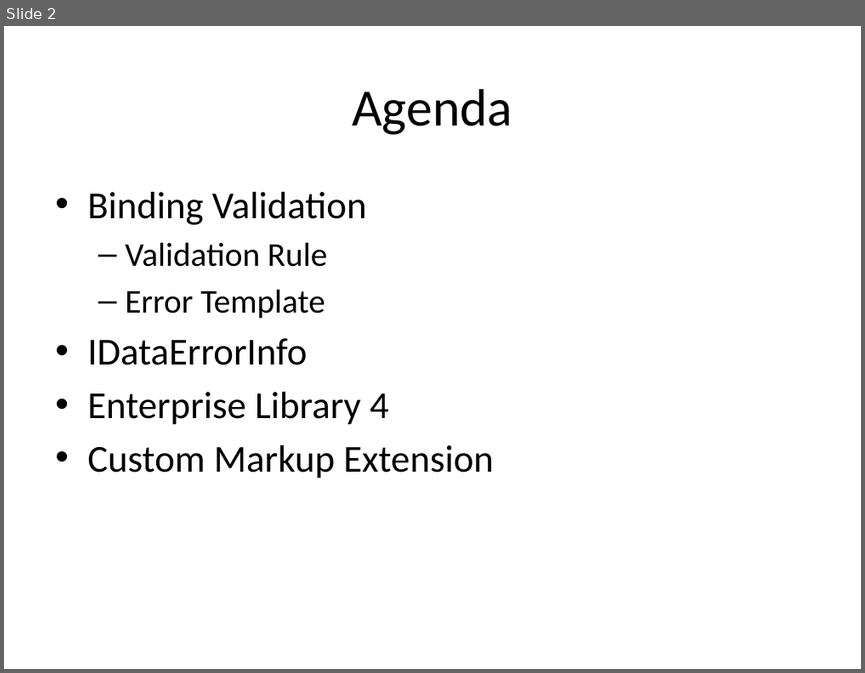
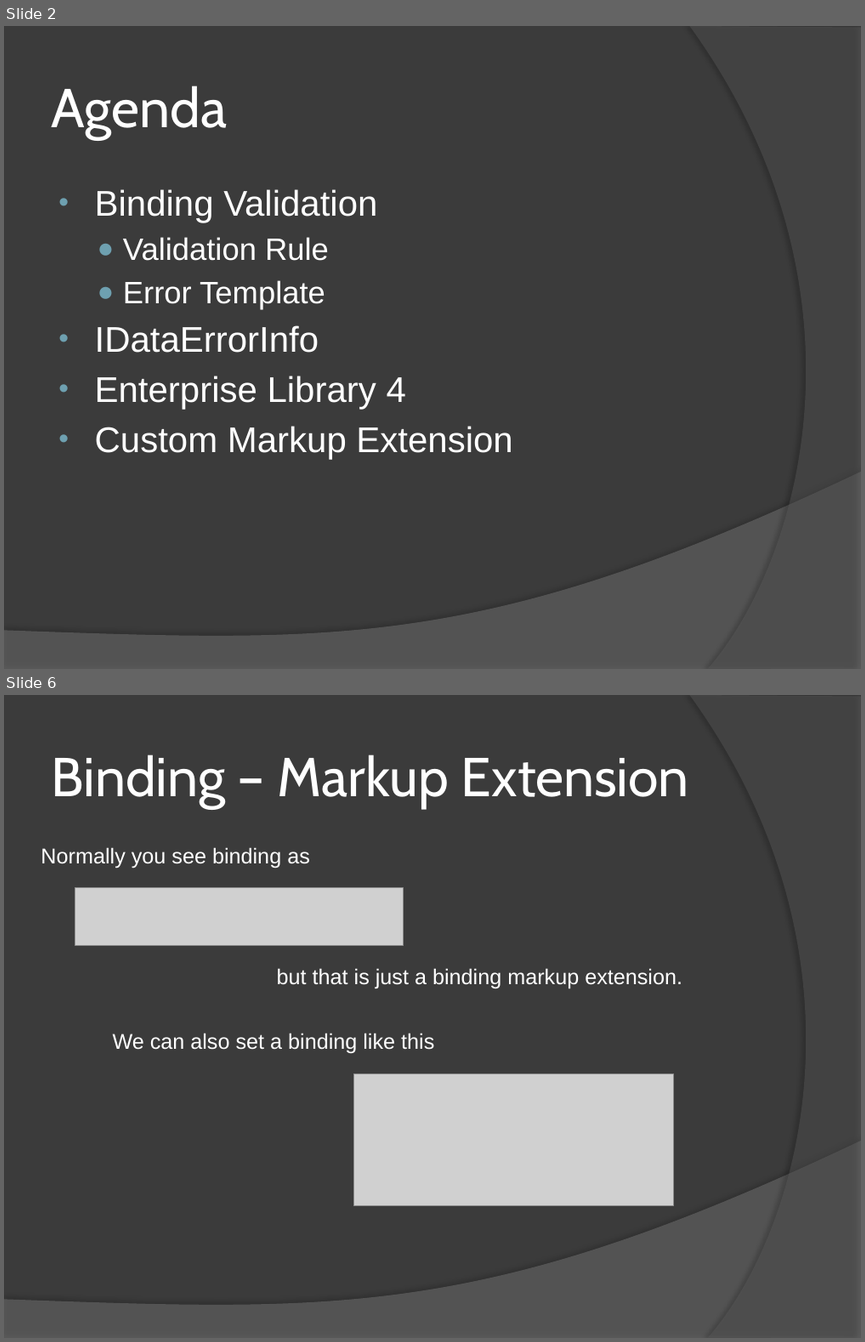
Before and after one commit to RookieOne/WPF-Input-Validation, a slide deck: WPF Validation.pptx. Shown one above the other, each under a label of ours: slide 2 before the commit, slides 2 and 6 after it; the slides between them are not shown. The pictures are 865x673 and 865x1342 pixels, drawn with LibreOffice and Linux fonts; fonts in the diff are those of the drawing; grey boxes stand for pictures. Boxes give left, top, right and bottom in pixels: in the first picture for what was removed or moved away, otherwise in the second. Text is boxed around its words. In the diff, an @@ line names an element or a change of style, - is before the commit and + after.

```diff
--- a/WPF Validation.pptx
+++ b/WPF Validation.pptx
@@ slide 6 added at [4, 695, 861, 1338], background #3B3B3B; not listed: 2 template elements that a slide beside it also shows @@
@@ title added at [51, 755, 689, 808], 46 pt, text #FFFFFF @@
+Binding – Markup Extension
@@ text added at [41, 847, 310, 868], 18 pt, text #FFFFFF @@
+Normally you see binding as
@@ picture added at [75, 888, 403, 946] @@
@@ text added at [277, 968, 682, 989], 18 pt, text #FFFFFF @@
+but that is just a binding markup extension.
@@ text added at [113, 1032, 434, 1053], 18 pt, text #FFFFFF @@
+We can also set a binding like this
@@ picture added at [353, 1074, 673, 1206] @@
@@ slide 2 changed as well @@
@@ background #FFFFFF to #3B3B3B @@
@@ freeform shape added at [689, 26, 861, 669], fill #5E5E5E at 40% opacity @@
@@ title "Agenda" at [51, 86, 227, 139]: size 44 to 46 pt, font Calibri to Cabin, text colour #000000 to #FFFFFF; alignment centre to left @@
@@ text "Binding Validation" at [95, 189, 512, 460]: size 32 to 30 pt in "Binding Validation", "IDataErrorInfo", "Enterprise Library 4", "Custom Markup Extension"; font Calibri to Arial, text colour #000000 to #FFFFFF; size 28 to 26 pt in "Validation Rule", "Error Template"; indent changed; bullet – to ● @@
@@ freeform shape added at [4, 471, 861, 669], fill #7F7F7F at 45% opacity @@
```
Also in this commit, not shown: 1 other slide changed, 21 other slides added.
